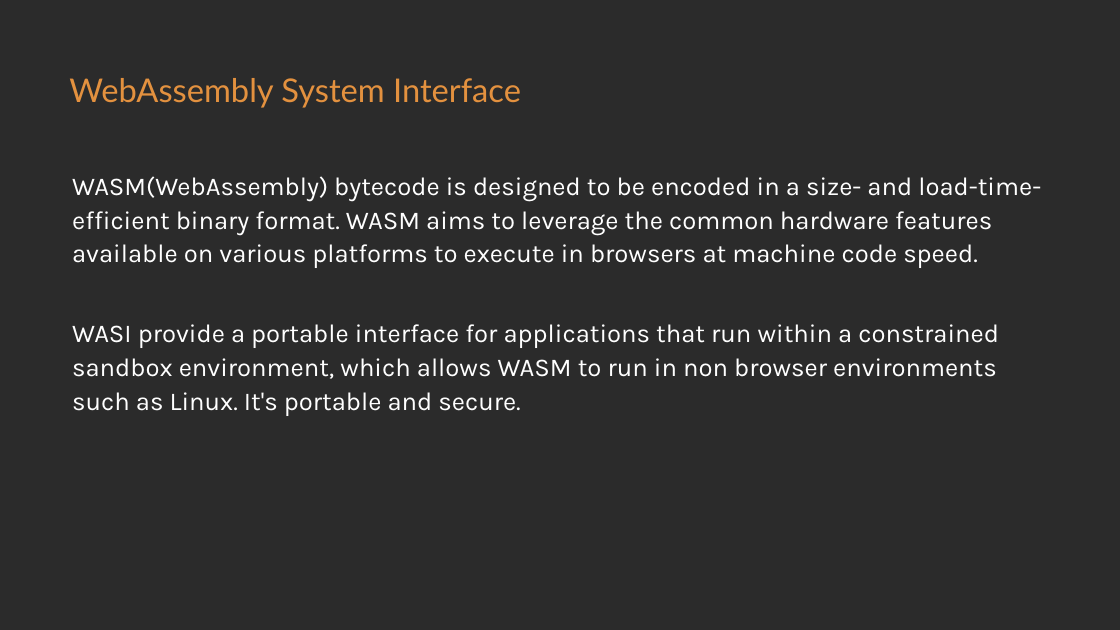
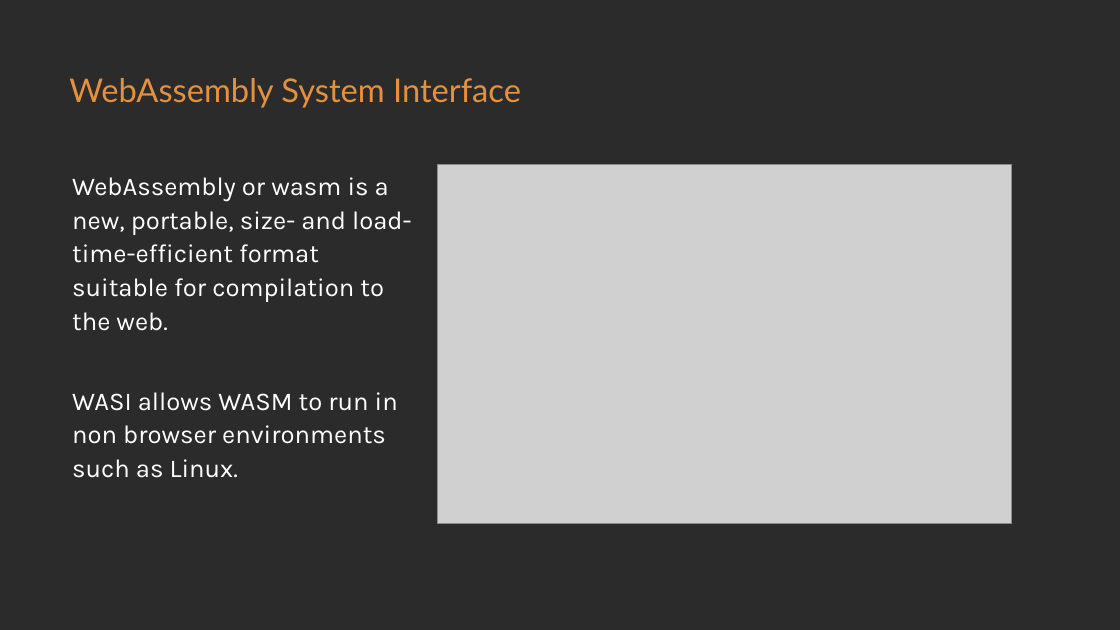
Before and after one commit to loongs-zhang/ACOCA2024-PlayWithWASM, a slide deck: slide 19 of PlayWithWASM.pptx (slide 18 before the commit). Drawn at 1120x630 pixels with LibreOffice and Linux fonts; fonts in the diff are those of the drawing; grey boxes stand for pictures; background and template pictures are left out; a plain dark background stands for a picture behind light text. Boxes give left, top, right and bottom in pixels: in the first picture for what was removed or moved away, otherwise in the second. Text is boxed around its words. In the diff, an @@ line names an element or a change of style, - is before the commit and + after.

```diff
--- a/PlayWithWASM.pptx
+++ b/PlayWithWASM.pptx
@@ text at <box>72,177,411,478</box>: text changed @@
-WASM(WebAssembly) bytecode is designed to be encoded in a size- and load-time-efficient binary format. WASM aims to leverage the common hardware features available on various platforms to execute in browsers at machine code speed.
-WASI provide a portable interface for applications that run within a constrained sandbox environment, which allows WASM to run in non browser environments such as Linux. It's portable and secure.
+WebAssembly or wasm is a new, portable, size- and load-time-efficient format suitable for compilation to the web.
+WASI allows WASM to run in non browser environments such as Linux.
@@ picture added at <box>438,164,1011,523</box> @@
```
Also in this commit, not shown: 5 other slides changed, 1 slide added, 13 other files.
